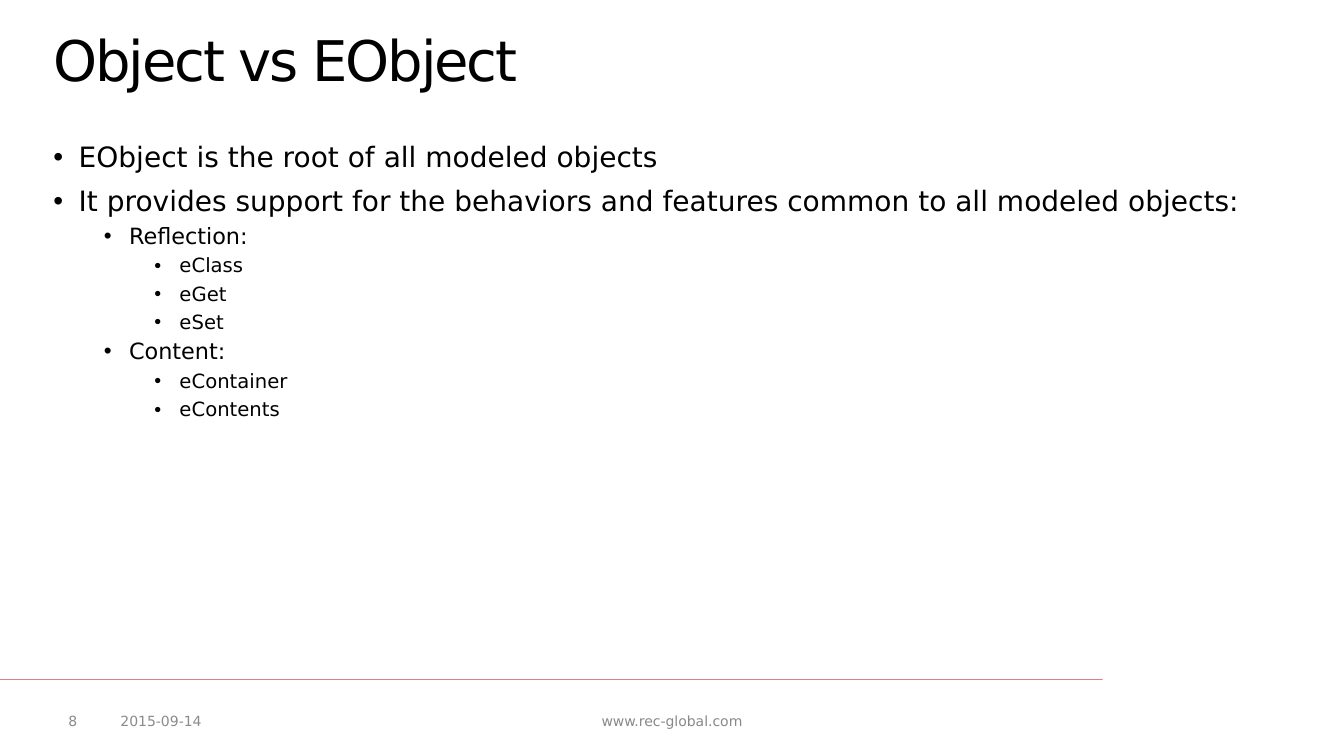
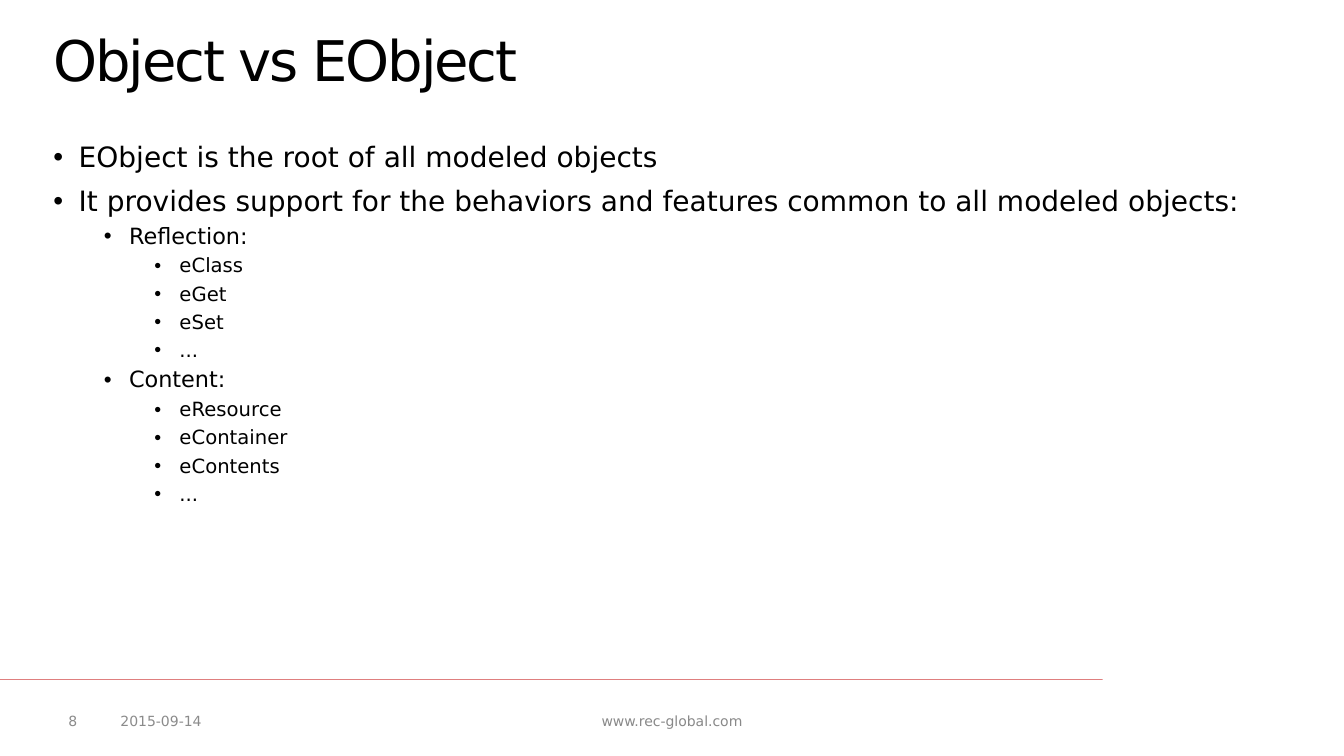
Before and after one commit to p-zalejko/jug_emf, a slide deck: slide 8 of JUG - EMF.pptx. Drawn at 1344x756 pixels with LibreOffice and Linux fonts; fonts in the diff are those of the drawing; background and template pictures are left out. Boxes give left, top, right and bottom in pixels: in the first picture for what was removed or moved away, otherwise in the second. Text is boxed around its words. In the diff, an @@ line names an element or a change of style, - is before the commit and + after.

```diff
--- a/JUG - EMF.pptx
+++ b/JUG - EMF.pptx
@@ text at (79,145,1238,474): paragraph added @@
+    • ...
@@ text at (79,145,1238,474): paragraph added @@
+    • ...
@@ text at (179,401,281,417): paragraph added @@
+    • eResource
```
Also in this commit, not shown: 3 other slides changed, 1 slide added, 4 other files.
